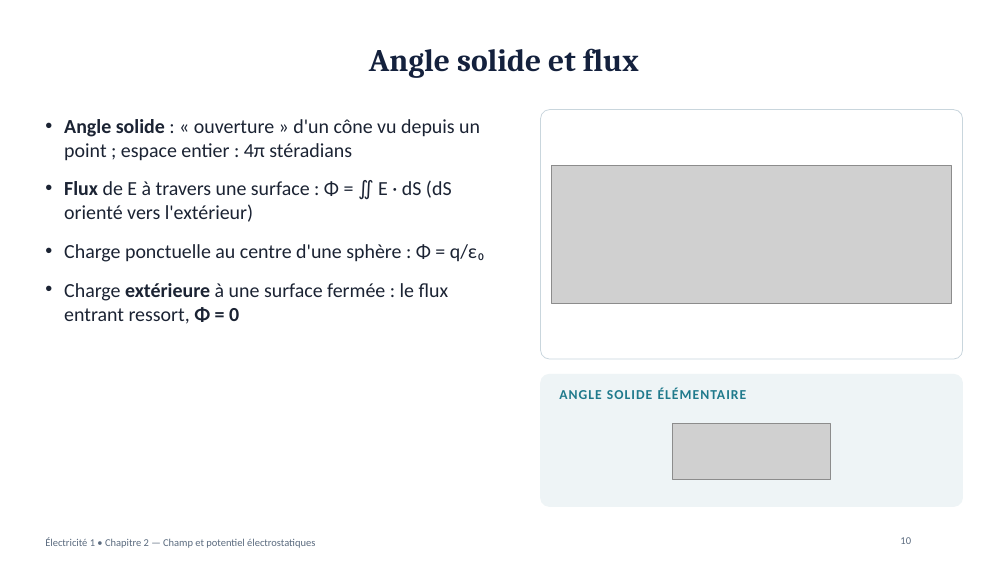
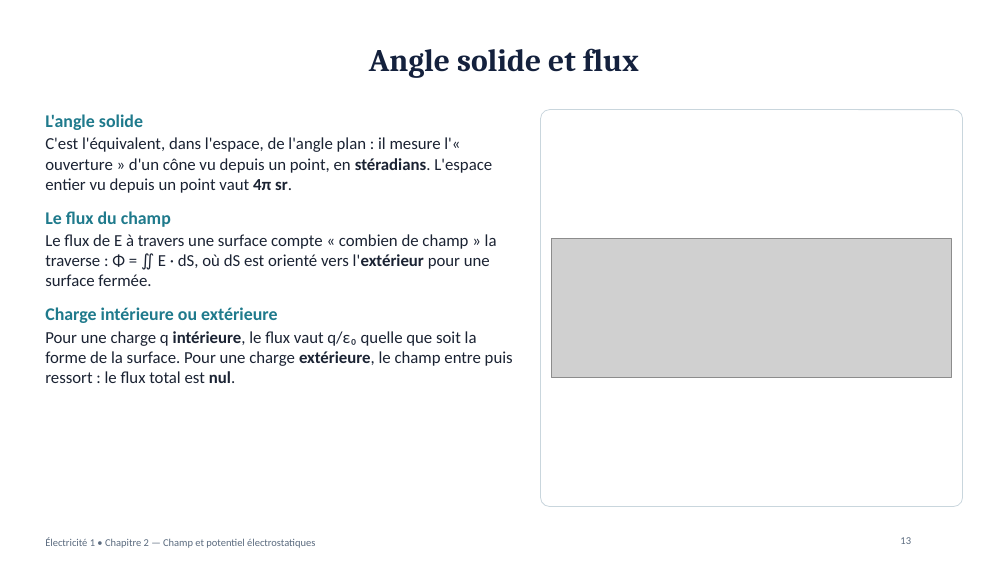
Before and after one commit to physiquefacile/physiquefacile.github.io, a slide deck: slide 13 of slides/Electricite_Chapitre_2_Champ_potentiel.pptx (slide 10 before the commit). Drawn at 1008x567 pixels with LibreOffice and Linux fonts; fonts in the diff are those of the drawing; grey boxes stand for pictures; background and template pictures are left out. Boxes give left, top, right and bottom in pixels: in the first picture for what was removed or moved away, otherwise in the second. Text is boxed around its words. In the diff, an @@ line names an element or a change of style, - is before the commit and + after.

```diff
--- a/slides/Electricite_Chapitre_2_Champ_potentiel.pptx
+++ b/slides/Electricite_Chapitre_2_Champ_potentiel.pptx
@@ text at (x1=45, y1=114, x2=513, y2=383): text changed; size 19 to 16 pt @@
-• Angle solide : « ouverture » d'un cône vu depuis un point ; espace entier : 4π stéradians
-• Flux de E à travers une surface : Φ = ∬ E · dS (dS orienté vers l'extérieur)
-• Charge ponctuelle au centre d'une sphère : Φ = q/ε₀
-• Charge extérieure à une surface fermée : le flux entrant ressort, Φ = 0
+L'angle solide
+C'est l'équivalent, dans l'espace, de l'angle plan : il mesure l'« ouverture » d'un cône vu depuis un point, en stéradians. L'espace entier vu depuis un point vaut 4π sr.
+Le flux du champ
+Le flux de E à travers une surface compte « combien de champ » la traverse : Φ = ∬ E · dS, où dS est orienté vers l'extérieur pour une surface fermée.
+Charge intérieure ou extérieure
+Pour une charge q intérieure, le flux vaut q/ε₀ quelle que soit la forme de la surface. Pour une charge extérieure, le champ entre puis ressort : le flux total est nul.
@@ rounded rectangle resized from (x1=541, y1=110, x2=963, y2=359) to (x1=541, y1=110, x2=963, y2=507) @@
@@ rounded rectangle at (x1=541, y1=110, x2=963, y2=507): proportions changed @@
@@ picture moved from (x1=552, y1=165, x2=951, y2=303) to (x1=552, y1=239, x2=951, y2=377) @@
@@ rounded rectangle removed at (x1=541, y1=374, x2=963, y2=507) @@
@@ text removed at (x1=559, y1=387, x2=747, y2=399) @@
-ANGLE SOLIDE ÉLÉMENTAIRE
@@ picture removed at (x1=673, y1=424, x2=830, y2=480) @@
@@ page number at (x1=900, y1=537, x2=911, y2=544): text changed @@
-10
+13
```
Also in this commit, not shown: 10 other slides changed, 5 slides added, 1 slide removed, 29 other files.
